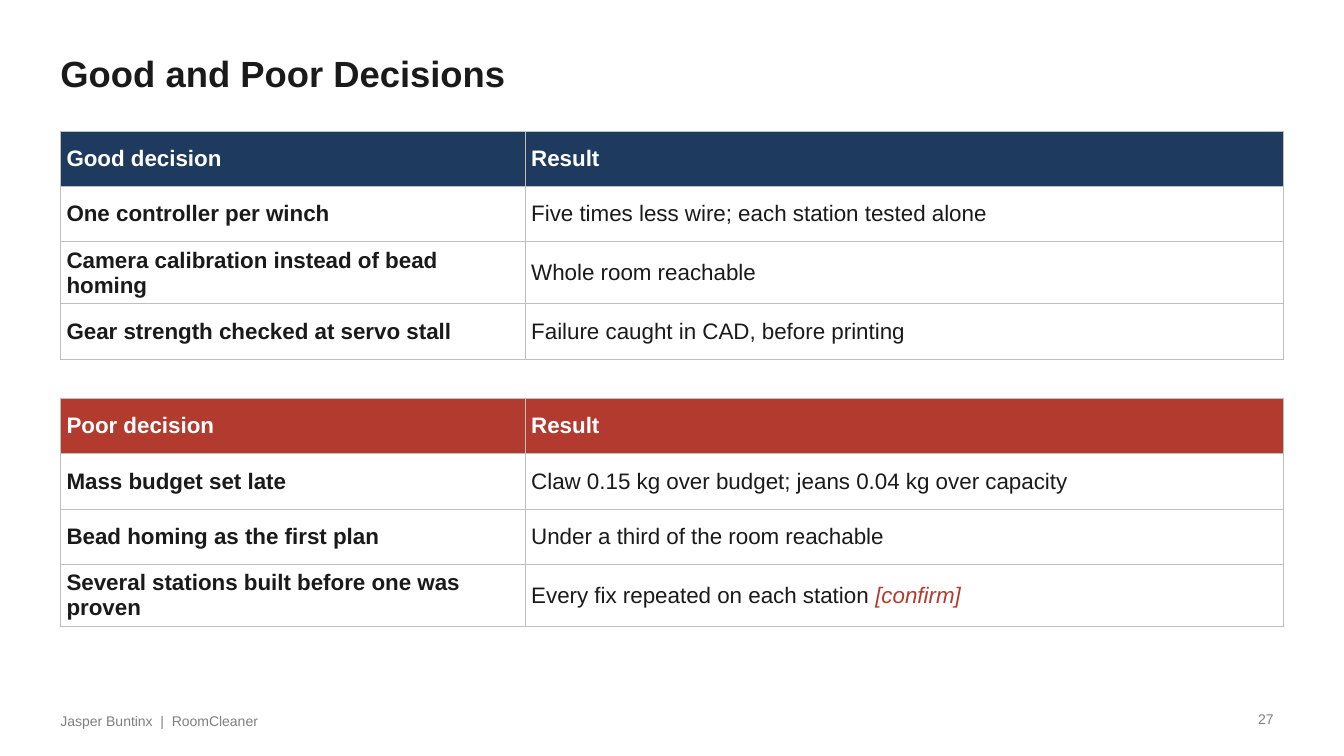
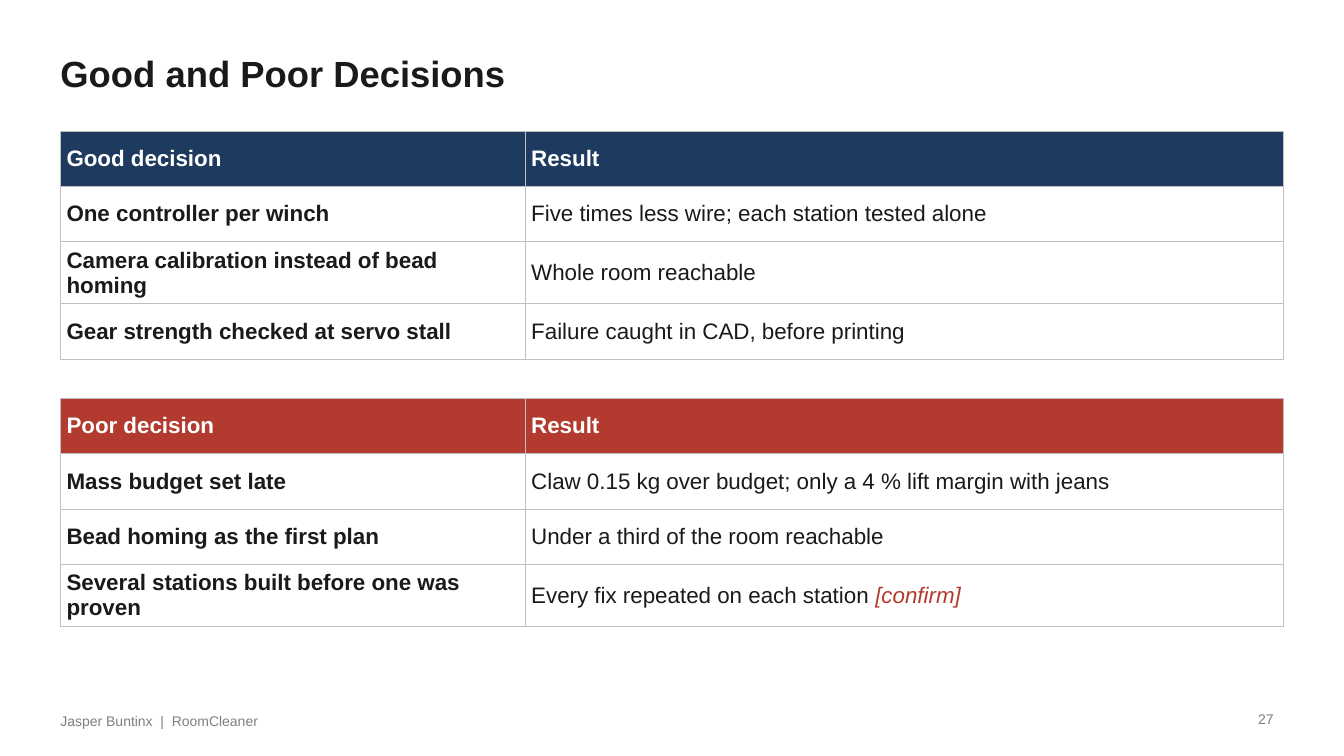
Before and after one commit to Jaspario1199/RoomCleaner, a slide deck: slide 27 of docs/presentation/deck_v7/RoomCleaner_Buntinx_Oct27_v7.pptx. Drawn at 1344x756 pixels with LibreOffice and Linux fonts; fonts in the diff are those of the drawing. Boxes give left, top, right and bottom in pixels: in the first picture for what was removed or moved away, otherwise in the second. Text is boxed around its words. In the diff, an @@ line names an element or a change of style, - is before the commit and + after.

```diff
--- a/docs/presentation/deck_v7/RoomCleaner_Buntinx_Oct27_v7.pptx
+++ b/docs/presentation/deck_v7/RoomCleaner_Buntinx_Oct27_v7.pptx
@@ table at (60, 398, 1284, 624) @@
-row 2, column 2: Claw 0.15 kg over budget; jeans 0.04 kg over capacity
+row 2, column 2: Claw 0.15 kg over budget; only a 4 % lift margin with jeans
```
Also in this commit, not shown: 3 other slides changed, 5 other files.
